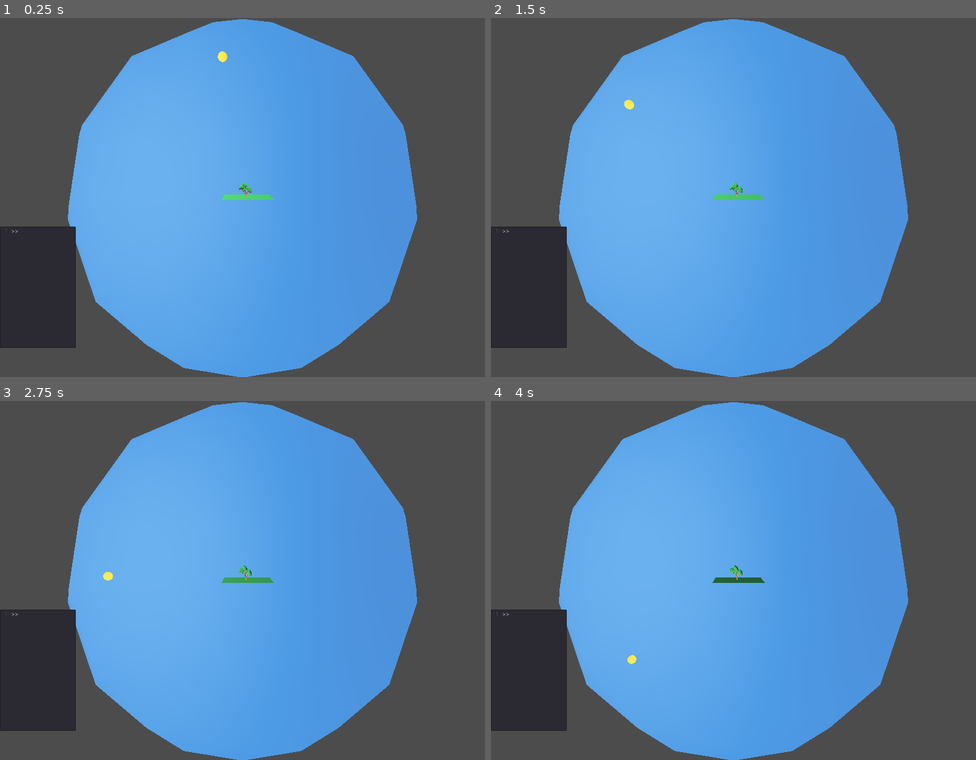
Above: before the commit, frames 1-4 (two rows, left to right).
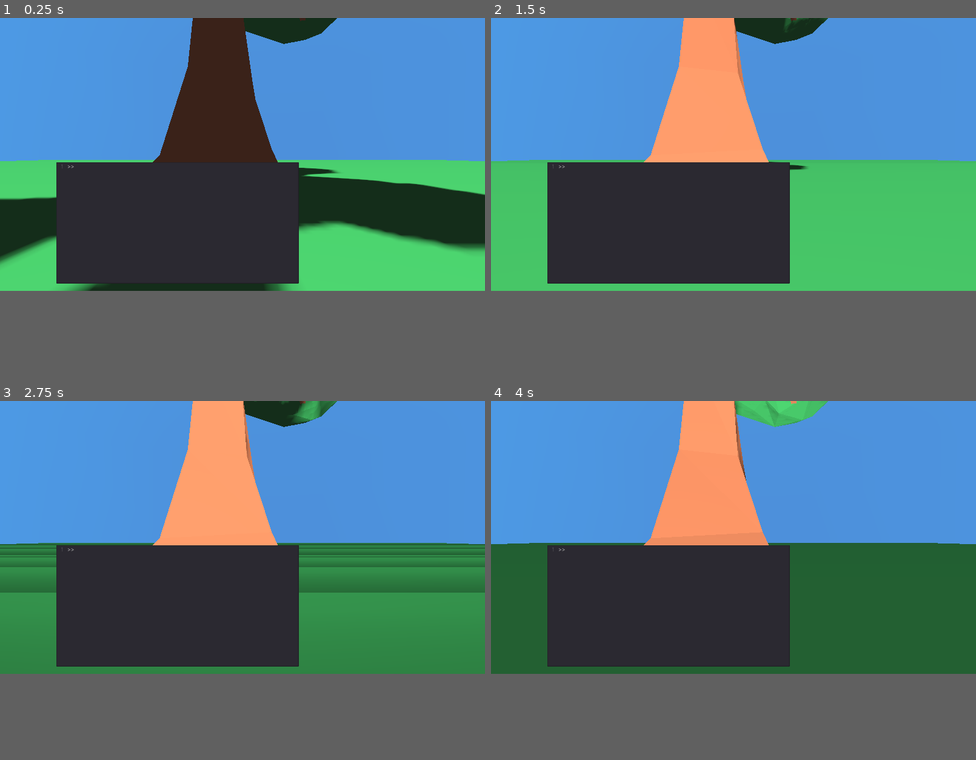
Above: after the commit, the same moments.

Repository: RudyFisher7/Terminal
Game: Godot game, scene res://Main.tscn
Same seed, same stepped clock (60 frames per second), same inputs: the game is played once before the commit and once after it.
Inputs (mouse positions are in pixels of both pictures, inside the frame that each line leads up to):
- Up to frame 1 (0.25 s): no input
- Up to frame 2 (1.5 s): move the mouse to (840, 179) at 0.52 s; move the mouse to (636, 215) at 1.27 s
- Up to frame 3 (2.75 s): move the mouse to (291, 501) at 2.02 s
- Up to frame 4 (4 s): move the mouse to (709, 652) at 2.77 s; move the mouse to (879, 634) at 3.52 s
The window is 800x592 before the commit and 800x450 after it. Grey fills any space a smaller window leaves; there, only what the larger window draws over its background counts as a difference.

The runs differ from the first frame. In frame 1, 76% of the frame differs, in the area x 0-100%, y 0-100%; in frame 2, 77%; in frame 3, 77%; in frame 4, 77%.

Commit message:
Started implementing a character controler for touchscreen controls. Camera rotates with screen drag event. In process of making touch screen joystick.

Diff:
--- a/Main.tscn
+++ b/Main.tscn
@@ -1,25 +1,36 @@
-[gd_scene load_steps=8 format=2]
+[gd_scene load_steps=10 format=2]
 
 [ext_resource path="res://Terminal.tscn" type="PackedScene" id=1]
 [ext_resource path="res://assets/materials/shadeless_material.tres" type="Material" id=2]
 [ext_resource path="res://Sun.tscn" type="PackedScene" id=3]
+[ext_resource path="res://Player.tscn" type="PackedScene" id=4]
 [ext_resource path="res://assets/field.obj" type="ArrayMesh" id=5]
 [ext_resource path="res://assets/tree-big.obj" type="ArrayMesh" id=6]
 [ext_resource path="res://assets/sky.obj" type="ArrayMesh" id=7]
 [ext_resource path="res://assets/materials/material.tres" type="Material" id=8]
 
+[sub_resource type="ConcavePolygonShape" id=1]
+data = PoolVector3Array( -34.0133, 1.2387, -34.0133, 34.0133, 1.2387, 34.0133, -34.0133, 1.2387, 34.0133, 34.0133, 1.2387, -34.0133, 34.0133, 1.2387, 34.0133, -34.0133, 1.2387, -34.0133 )
+
 [node name="Main" type="Spatial"]
 
 [node name="Terminal" parent="." instance=ExtResource( 1 )]
+margin_left = 128.0
+margin_right = 128.0
 
 [node name="Camera" type="Camera" parent="."]
 transform = Transform( -4.33641e-08, -0.125801, 0.992056, -5.49892e-09, 0.992056, 0.125801, -1, -8.88178e-16, -4.37114e-08, 357.047, 45.6696, 0 )
 far = 8192.0
 
 [node name="field" type="MeshInstance" parent="."]
-transform = Transform( 1, 0, 0, 0, 1, 0, 0, 0, 1, 0, 0, -6.791 )
+transform = Transform( 1, 0, 0, 0, 1, 0, 0, 0, 1, 0, -1.27504, 0 )
 mesh = ExtResource( 5 )
 material/0 = ExtResource( 8 )
+
+[node name="StaticBody" type="StaticBody" parent="field"]
+
+[node name="CollisionShape" type="CollisionShape" parent="field/StaticBody"]
+shape = SubResource( 1 )
 
 [node name="sky" type="MeshInstance" parent="."]
 transform = Transform( 2, 0, 0, 0, 2, 0, 0, 0, 2, 0, 0, 0 )
@@ -34,3 +45,6 @@
 material/0 = ExtResource( 8 )
 
 [node name="Sun" parent="." instance=ExtResource( 3 )]
+
+[node name="Player" parent="." instance=ExtResource( 4 )]
+transform = Transform( 1, 0, 0, 0, 1, 0, 0, 0, 1, 0, 0.12513, 0 )
--- /dev/null
+++ b/Player.gd
@@ -0,0 +1,33 @@
+extends KinematicBody
+
+
+# TODO
+#####################################################################
+# Defines a kinematic body-based player controller
+#####################################################################
+
+export var path_to_eyes : NodePath
+export var path_to_y_pivot : NodePath
+export var path_to_x_pivot : NodePath
+
+const cam_sensitivity_divisor : float = 256.0
+
+onready var eyes : Position3D = get_node(path_to_eyes)
+onready var y_pivot : Position3D = get_node(path_to_y_pivot)
+onready var x_pivot : Position3D = get_node(path_to_x_pivot)
+
+
+
+func _ready() -> void:
+	pass
+
+
+func _physics_process(delta) -> void:
+	pass
+
+
+func _unhandled_input(event) -> void:
+	if event is InputEventScreenDrag:
+		x_pivot.rotate_x(event.relative.y / cam_sensitivity_divisor)
+		y_pivot.rotate_y(event.relative.x / cam_sensitivity_divisor)
+		get_tree().set_input_as_handled()
--- /dev/null
+++ b/Player.tscn
@@ -0,0 +1,28 @@
+[gd_scene load_steps=3 format=2]
+
+[ext_resource path="res://Player.gd" type="Script" id=1]
+
+[sub_resource type="CapsuleShape" id=1]
+radius = 0.297024
+height = 0.5
+
+[node name="Player" type="KinematicBody"]
+script = ExtResource( 1 )
+path_to_eyes = NodePath("Eyes")
+path_to_y_pivot = NodePath("Eyes/YPivot")
+path_to_x_pivot = NodePath("Eyes/YPivot/XPivot")
+
+[node name="CollisionShape" type="CollisionShape" parent="."]
+transform = Transform( 1, 0, 0, 0, -4.37114e-08, -1, 0, 1, -4.37114e-08, 0, 0.546467, 0 )
+shape = SubResource( 1 )
+
+[node name="Eyes" type="Position3D" parent="."]
+transform = Transform( 1, 0, 0, 0, 1, 0, 0, 0, 1, 0, 0.796945, 0 )
+
+[node name="YPivot" type="Position3D" parent="Eyes"]
+
+[node name="XPivot" type="Position3D" parent="Eyes/YPivot"]
+
+[node name="Camera" type="Camera" parent="Eyes/YPivot/XPivot"]
+current = true
+far = 8192.0
--- a/Terminal.tscn
+++ b/Terminal.tscn
@@ -4,18 +4,18 @@
 
 [node name="Terminal" type="Control"]
 anchor_top = 0.5
-anchor_right = 0.25
+anchor_right = 0.5
 anchor_bottom = 1.0
 script = ExtResource( 1 )
 path_to_terminal = NodePath("AspectRatioContainer/TextEdit")
 
 [node name="AspectRatioContainer" type="AspectRatioContainer" parent="."]
-anchor_right = 0.625
+anchor_right = 1.0
 anchor_bottom = 1.0
-ratio = 0.625
+ratio = 2.0
 
 [node name="TextEdit" type="TextEdit" parent="AspectRatioContainer"]
-margin_right = 40.0
+margin_right = 128.0
 margin_bottom = 64.0
 rect_min_size = Vector2( 0, 16 )
 size_flags_horizontal = 3
--- /dev/null
+++ b/TouchScreenJoystick.tscn
@@ -0,0 +1,35 @@
+[gd_scene load_steps=4 format=2]
+
+[ext_resource path="res://TouchScreenJoystickHover.tres" type="StyleBox" id=1]
+
+[sub_resource type="StyleBoxFlat" id=2]
+corner_radius_top_left = 32
+corner_radius_top_right = 32
+corner_radius_bottom_right = 32
+corner_radius_bottom_left = 32
+
+[sub_resource type="StyleBoxEmpty" id=4]
+
+[node name="TouchScreenJoystick" type="Control"]
+anchor_right = 1.0
+anchor_bottom = 1.0
+
+[node name="Button" type="Button" parent="."]
+margin_right = 64.0
+margin_bottom = 64.0
+rect_pivot_offset = Vector2( 32, 32 )
+custom_styles/hover = ExtResource( 1 )
+custom_styles/pressed = SubResource( 2 )
+custom_styles/focus = SubResource( 4 )
+custom_styles/normal = ExtResource( 1 )
+action_mode = 0
+
+[node name="Button2" type="Button" parent="Button"]
+margin_right = 32.0
+margin_bottom = 32.0
+rect_pivot_offset = Vector2( 16, 16 )
+custom_styles/hover = ExtResource( 1 )
+custom_styles/pressed = SubResource( 2 )
+custom_styles/focus = SubResource( 4 )
+custom_styles/normal = ExtResource( 1 )
+action_mode = 0
--- /dev/null
+++ b/TouchScreenJoystickHover.tres
@@ -0,0 +1,14 @@
+[gd_resource type="StyleBoxFlat" format=2]
+
+[resource]
+bg_color = Color( 1, 1, 1, 1 )
+draw_center = false
+border_width_left = 2
+border_width_top = 2
+border_width_right = 2
+border_width_bottom = 2
+border_color = Color( 1, 1, 1, 1 )
+corner_radius_top_left = 32
+corner_radius_top_right = 32
+corner_radius_bottom_right = 32
+corner_radius_bottom_left = 32
--- a/project.godot
+++ b/project.godot
@@ -36,10 +36,14 @@
 
 [display]
 
-window/size/width=256
-window/size/height=128
-window/size/test_width=1080
-window/size/test_height=800
+window/size/width=2208
+window/size/height=1242
+window/size/test_width=1104
+window/size/test_height=621
+
+[input_devices]
+
+pointing/emulate_touch_from_mouse=true
 
 [physics]
 
